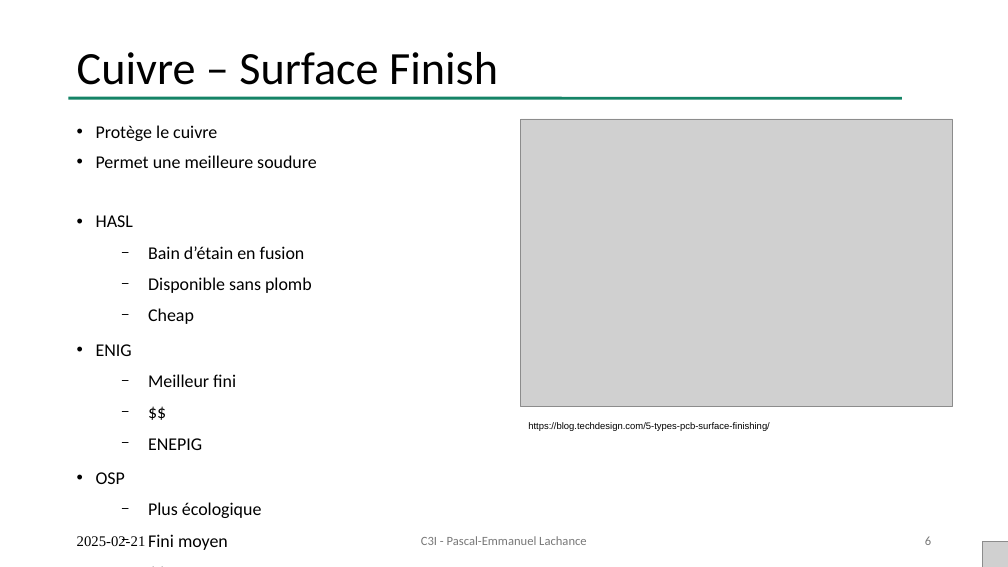
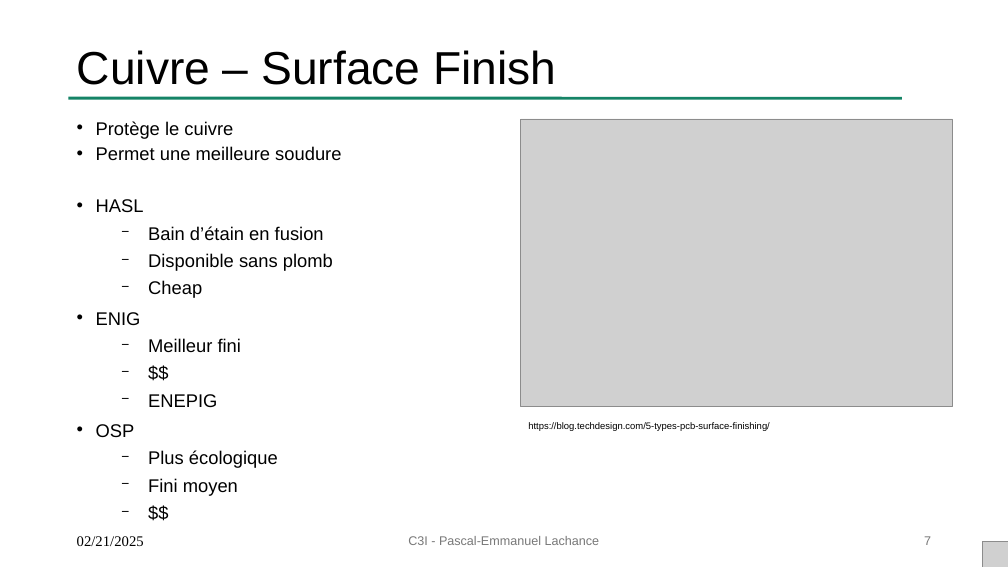
Before and after one commit to Raesangur/PPPPP, a slide deck: slide 7 of 01 - Comment est fabriqué un PCB/PPPPP 01 - Comment est fabriqué un PCB.pptx (slide 6 before the commit). Drawn at 1008x567 pixels with LibreOffice and Linux fonts; fonts in the diff are those of the drawing; grey boxes stand for pictures. Boxes give left, top, right and bottom in pixels: in the first picture for what was removed or moved away, otherwise in the second. Text is boxed around its words. In the diff, an @@ line names an element or a change of style, - is before the commit and + after.

```diff
--- a/01 - Comment est fabriqué un PCB/PPPPP 01 - Comment est fabriqué un PCB.pptx
+++ b/01 - Comment est fabriqué un PCB/PPPPP 01 - Comment est fabriqué un PCB.pptx
@@ title "Cuivre – Surface Finish" at (77, 50, 556, 85): font Calibri to Arial @@
@@ text "Protège le cuivre" at (96, 121, 341, 495): size 17.1 to 17.5 pt, font Calibri to Arial; line spacing 0.9 to 0.7; less space between paragraphs @@
@@ text at (77, 536, 144, 546): text changed @@
-2025-02-21
+02/21/2025
@@ text "C3I - Pascal-Emmanuel Lachance" at (408, 536, 600, 545): font Calibri to Arial @@
@@ page number at (924, 536, 931, 545): text changed; font Calibri to Arial @@
-6
+7
```
Also in this commit, not shown: 8 other slides changed, 4 slides added, 5 other files.
